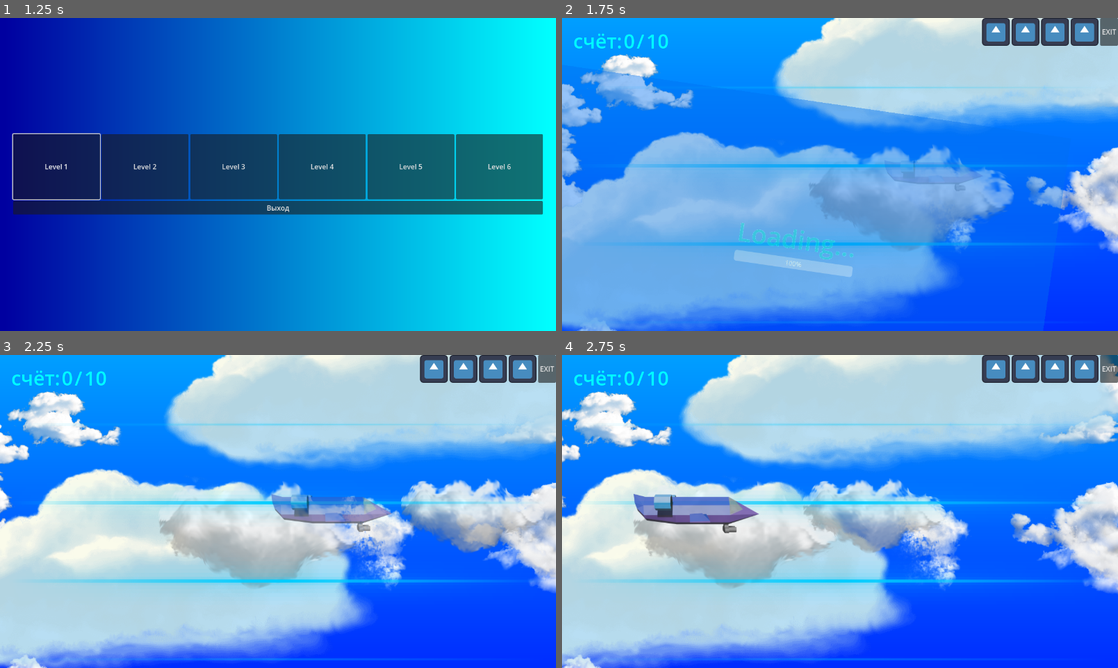
Above: before the commit, frames 1-4 (two rows, left to right).
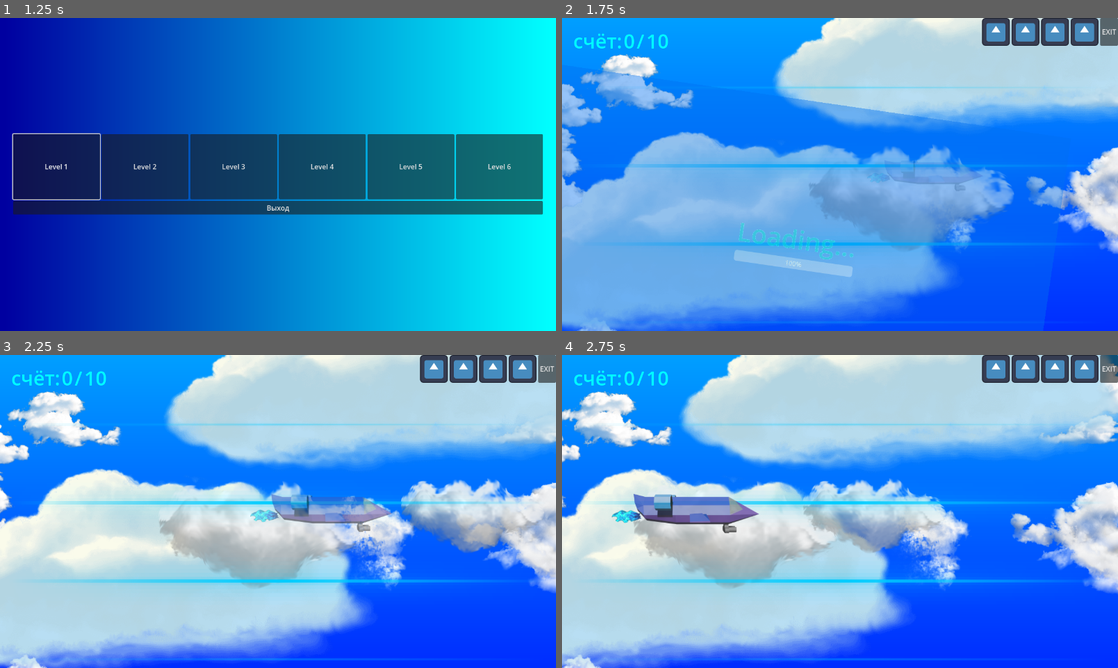
Above: after the commit, the same moments.

Repository: GGamezebo/quizmatik
Game: Godot game, scene res://main.tscn
The game is run twice, just before and just after one commit, with the same random seed, the same clock (stepped at 60 frames per second) and the same inputs. The engine's default icon, where the game draws it, is replaced by a stand-in: a white triangle on a blue panel in a dark square.
Inputs:
- Up to frame 1 (1.25 s): click "Старт" at 0.5 s
- Up to frame 2 (1.75 s): click "Level 1" at 1.25 s
- Up to frame 3 (2.25 s): tap Enter at 2 s; hold Right (ui_right) from 2.03 s (still down); tap Space (shoot) at 2.1 s
- Up to frame 4 (2.75 s): keep holding Right (ui_right)

Frame 1 is identical in both runs. In frame 2, less than 0.1% of the frame differs, in the area x 55-59%, y 49-53%; in frame 3, 0.1%; in frame 4, 0.2%, in the area x 8-15%, y 49-54%.

Commit message:
add flame animation

Diff:
--- a/src/features/plane/plane.gd
+++ b/src/features/plane/plane.gd
@@ -164,7 +164,7 @@
 	victory_tween.tween_property(self, "global_position", target_position, win_fly_animation_time)
 
 	# Simulate gaining altitude/depth via dynamic scaling
-	victory_tween.tween_property(animated_sprite, "scale", Vector2(0.15, 0.15), win_fly_animation_time)
+	victory_tween.tween_property(self, "scale", Vector2(0.15, 0.15), win_fly_animation_time)
 
 	# Handle aircraft rotation based on the flight path
 	var target_rotation: float = 0.0
@@ -174,10 +174,10 @@
 		target_rotation = deg_to_rad(15.0)  # Nose down
 	# For case 0 (Straight), target_rotation stays 0.0
 
-	victory_tween.tween_property(animated_sprite, "rotation", target_rotation, win_fly_animation_time * 0.4)
+	victory_tween.tween_property(self, "rotation", target_rotation, win_fly_animation_time * 0.4)
 
 	# Smoothly fade out into the clouds/distance near the end of the flight
-	victory_tween.tween_property(animated_sprite, "modulate:a", 0.0, win_fly_animation_time - 0.1).set_delay(0.1)
+	victory_tween.tween_property(self, "modulate:a", 0.0, win_fly_animation_time - 0.1).set_delay(0.1)
 
 	await victory_tween.finished
 
--- a/src/features/plane/plane.tscn
+++ b/src/features/plane/plane.tscn
@@ -9,6 +9,7 @@
 [ext_resource type="Texture2D" uid="uid://bilwdiggndliv" path="res://src/features/plane/PlaneUp.png" id="5_n7rn1"]
 [ext_resource type="Script" uid="uid://wokwb6w0qo1j" path="res://src/features/plane/animated_sprite_2d.gd" id="6_7tfl1"]
 [ext_resource type="Script" uid="uid://c26vc5jhui0yf" path="res://src/features/plane/audio_stream_player.gd" id="8_jxtnq"]
+[ext_resource type="Texture2D" uid="uid://bgrnq02qv15pk" path="res://src/features/plane/flame.png" id="10_ijmsw"]
 
 [sub_resource type="CapsuleShape2D" id="CapsuleShape2D_272bh"]
 radius = 21.72
@@ -41,6 +42,42 @@
 "speed": 5.0
 }]
 
+[sub_resource type="AtlasTexture" id="AtlasTexture_ijmsw"]
+atlas = ExtResource("10_ijmsw")
+region = Rect2(100, 0, 100, 40)
+
+[sub_resource type="AtlasTexture" id="AtlasTexture_i07py"]
+atlas = ExtResource("10_ijmsw")
+region = Rect2(100, 40, 100, 40)
+
+[sub_resource type="AtlasTexture" id="AtlasTexture_6lgrm"]
+atlas = ExtResource("10_ijmsw")
+region = Rect2(100, 80, 100, 40)
+
+[sub_resource type="AtlasTexture" id="AtlasTexture_7dyig"]
+atlas = ExtResource("10_ijmsw")
+region = Rect2(100, 120, 100, 40)
+
+[sub_resource type="SpriteFrames" id="SpriteFrames_yjdog"]
+animations = [{
+"frames": [{
+"duration": 1.0,
+"texture": SubResource("AtlasTexture_ijmsw")
+}, {
+"duration": 1.0,
+"texture": SubResource("AtlasTexture_i07py")
+}, {
+"duration": 1.0,
+"texture": SubResource("AtlasTexture_6lgrm")
+}, {
+"duration": 1.0,
+"texture": SubResource("AtlasTexture_7dyig")
+}],
+"loop": true,
+"name": &"default",
+"speed": 8.0
+}]
+
 [node name="Plane" type="Area2D" unique_id=216453935 node_paths=PackedStringArray("animated_sprite")]
 collision_mask = 4
 script = ExtResource("1_c4h5g")
@@ -68,4 +105,10 @@
 stream = ExtResource("3_incis")
 script = ExtResource("8_jxtnq")
 
+[node name="FlameAnimation" type="AnimatedSprite2D" parent="." unique_id=348875614]
+position = Vector2(-149, 8)
+sprite_frames = SubResource("SpriteFrames_yjdog")
+autoplay = "default"
+frame_progress = 0.6955615
+
 [connection signal="area_entered" from="." to="." method="_on_area_entered"]
Binary file added: src/features/plane/flame.png
Not shown, added: src/features/plane/flame.png.import
